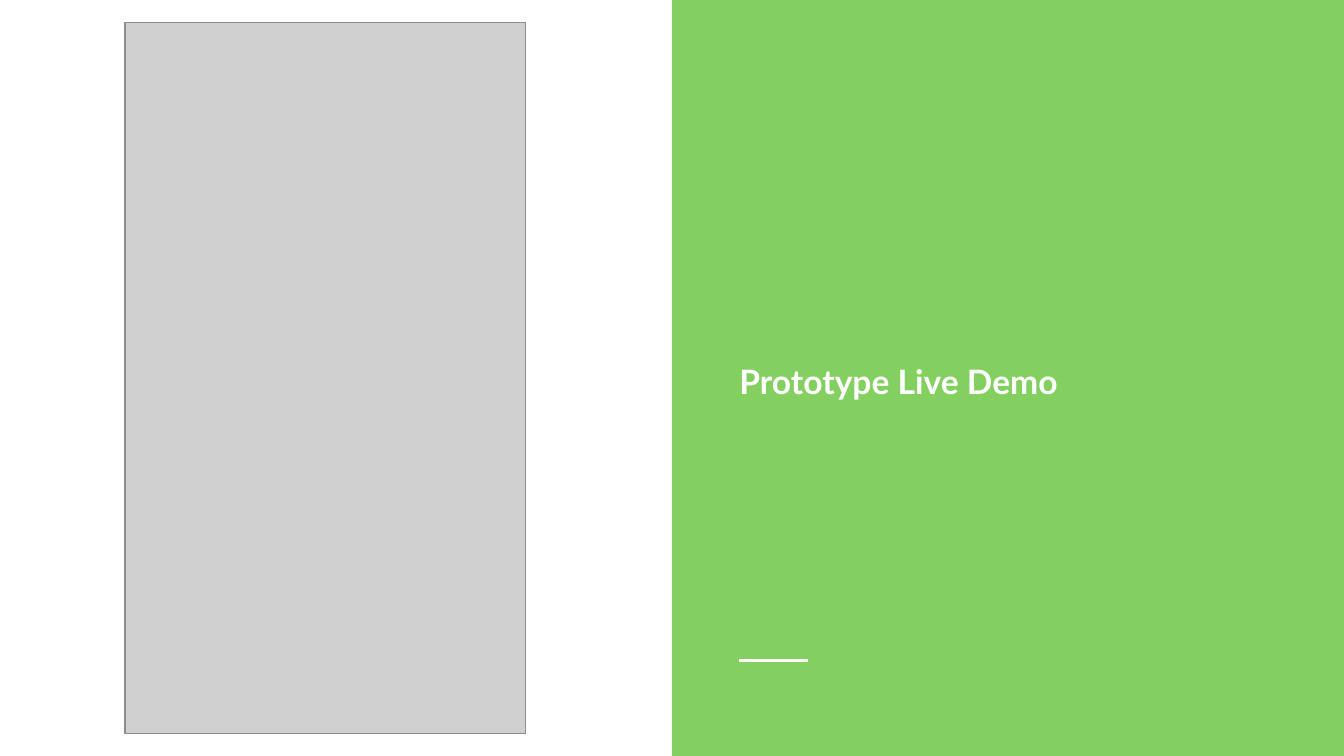
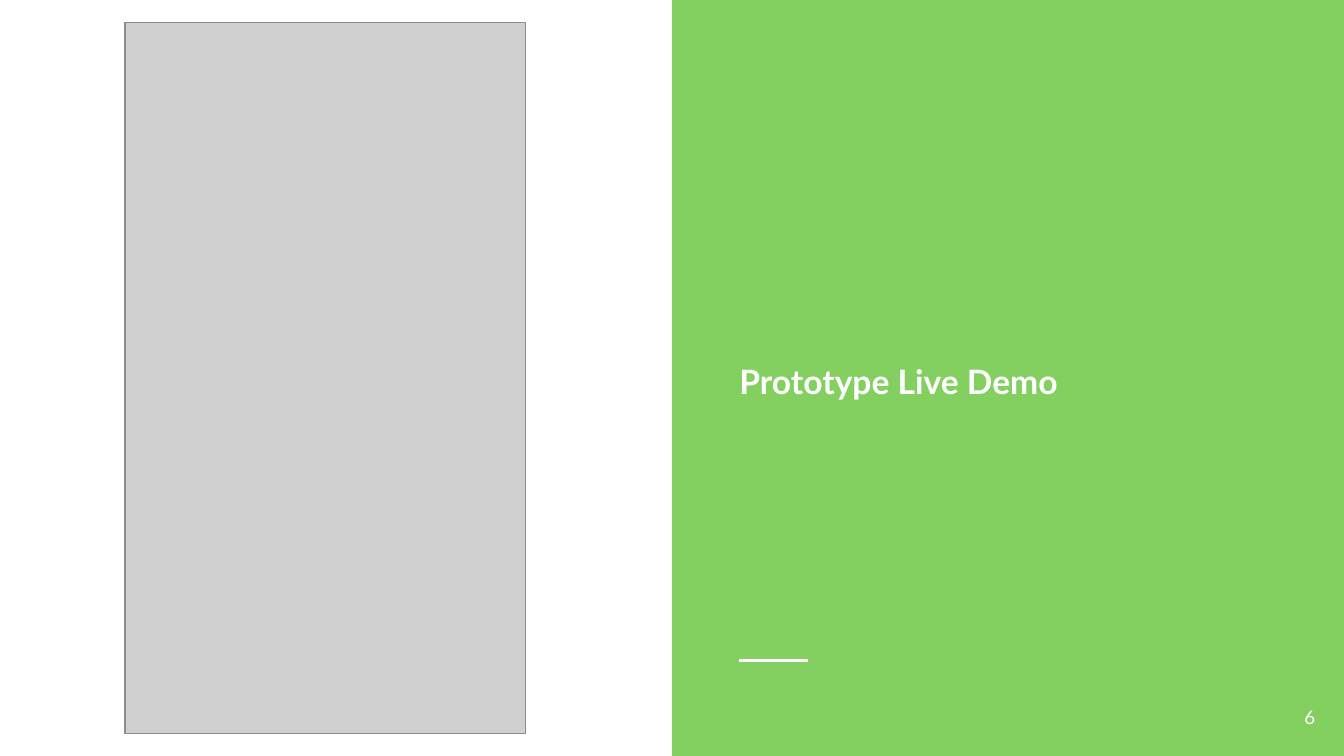
Before and after one commit to InteractionPrototyping/WS2022_WeDeserveArrays, a slide deck: slide 6 of iteration-3/presentation/Milestone 3.pptx. Drawn at 1344x756 pixels with LibreOffice and Linux fonts; fonts in the diff are those of the drawing; grey boxes stand for pictures. Boxes give left, top, right and bottom in pixels: in the first picture for what was removed or moved away, otherwise in the second. Text is boxed around its words. In the diff, an @@ line names an element or a change of style, - is before the commit and + after.

```diff
--- a/iteration-3/presentation/Milestone 3.pptx
+++ b/iteration-3/presentation/Milestone 3.pptx
@@ page number added at [1304, 710, 1315, 724], 10 pt, text #FFFFFF @@
+6
```
Also in this commit, not shown: 8 other slides changed, 1 other file.
